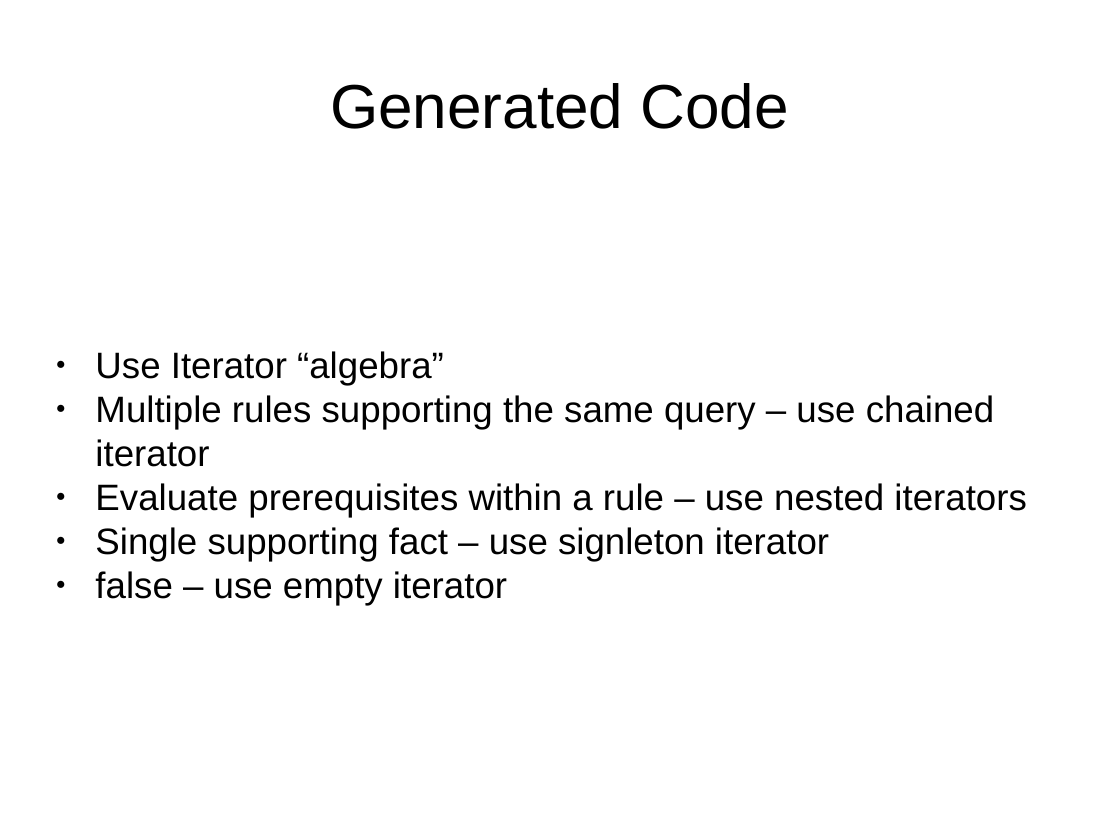
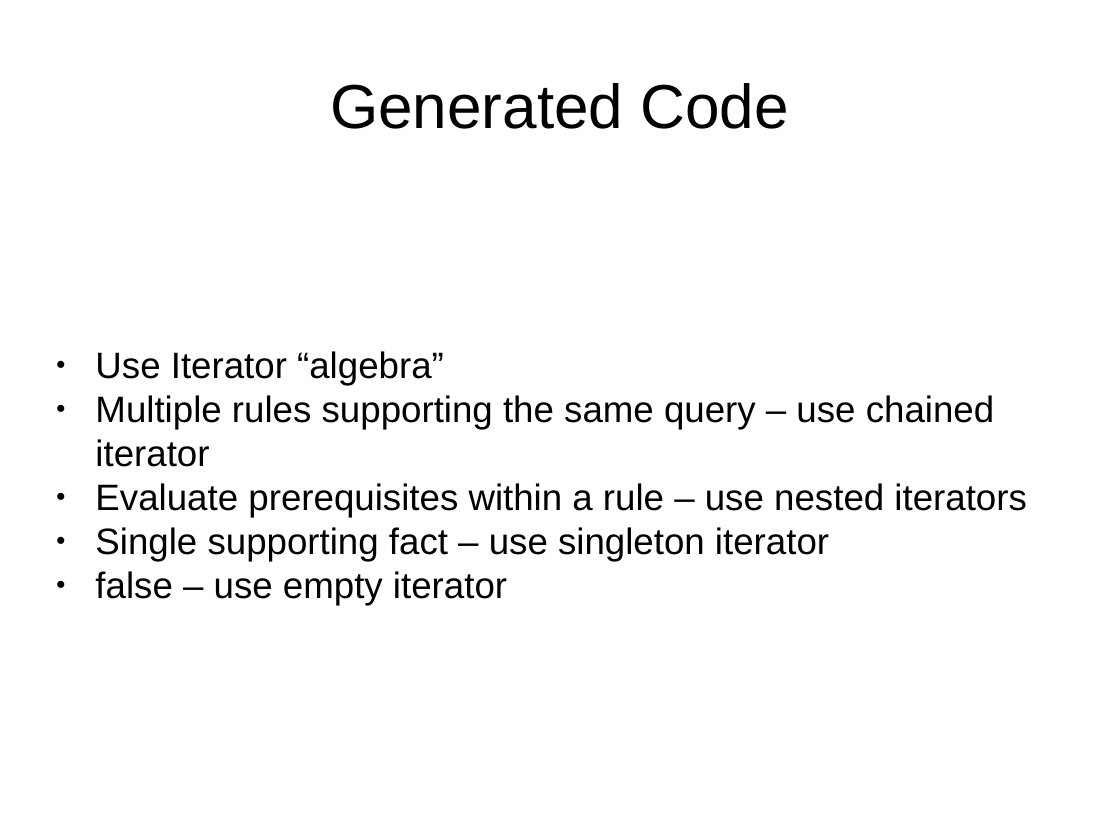
Before and after one commit to Koulio/take, a slide deck: slide 15 of RuleML2007_challenge/presentation/take.odp. Drawn at 1120x840 pixels with LibreOffice and Linux fonts; fonts in the diff are those of the drawing. Boxes give left, top, right and bottom in pixels: in the first picture for what was removed or moved away, otherwise in the second. Text is boxed around its words. In the diff, an @@ line names an element or a change of style, - is before the commit and + after.

```diff
--- a/RuleML2007_challenge/presentation/take.odp
+++ b/RuleML2007_challenge/presentation/take.odp
@@ subtitle at (95,527,829,561): text changed @@
-● Single supporting fact – use signleton iterator
+● Single supporting fact – use singleton iterator
```
Also in this commit, not shown: 5 other slides changed, 1 other file.
